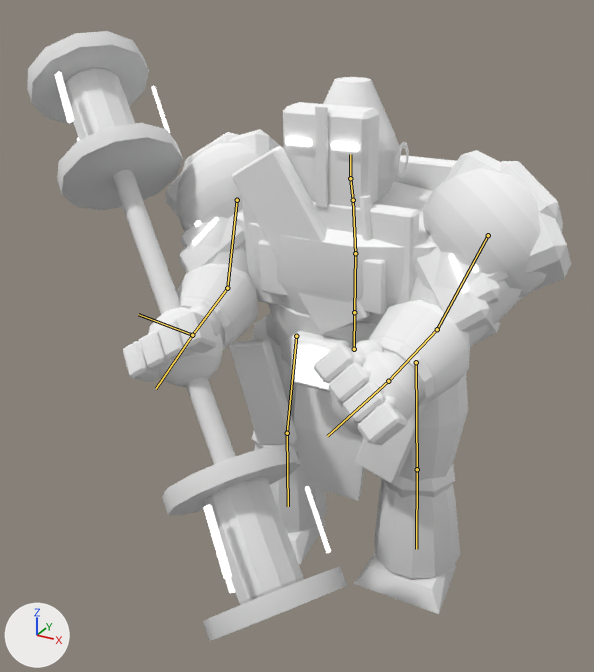
Before and after pictures for a commit that changed the glTF model client/public/assets/models/earth_spirit.glb.
The view is the same before and after, from a 50 mm lens placed at (1.38, -3.04, 2.6), pointed at (-0.03, -0.48, 1.31). The axes (+X, +Y, +Z) are drawn at lower left. The lights are the same throughout. The first picture is the older version. Both versions are drawn at frame 30 of the action 'cast'; the numbers are the values there. The bones that change, and the others that lie on the model, are drawn over the model as lines.

Objects in the first picture: 'earth_spirit'.
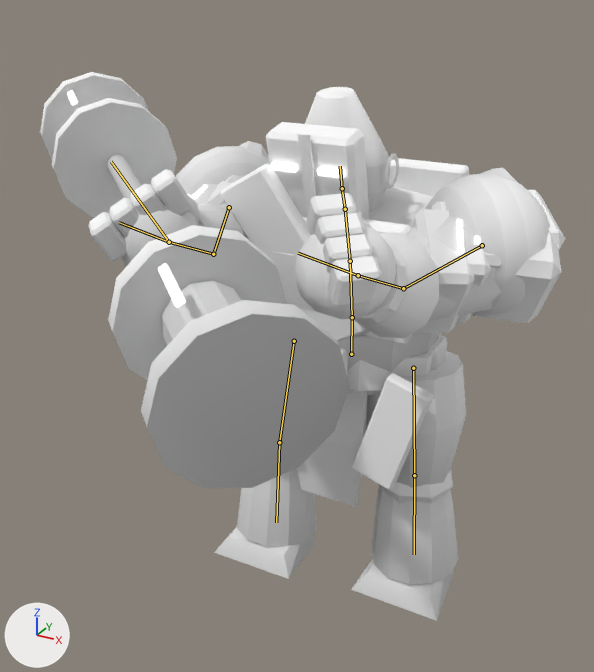
Edits to the scene script, one JSON object a line:
```json
{"block": "bone_hips", "where": "bone_hips = bpy.data.objects['earth_spirit_rig'].pose.bones['hips']  # child of 'root'"}
{"op": "set", "path": "bone_hips.location", "old": "(0.0, 0.0, 0.0)", "new": "(0.0, -0.014, 0.027)"}
{"block": "bone_spine", "where": "bone_spine = bpy.data.objects['earth_spirit_rig'].pose.bones['spine']  # child of 'hips'"}
{"op": "set", "path": "bone_spine.rotation_quaternion", "old": "(1.0, 0.0, 0.0, 0.0)", "new": "(0.999, 0.045, 0.0, 0.0)", "note": "degrees (0, 0, 0) -> degrees (5, 0, 0)"}
{"block": "bone_head", "where": "bone_head = bpy.data.objects['earth_spirit_rig'].pose.bones['head']  # child of 'neck'"}
{"op": "set", "path": "bone_head.rotation_quaternion", "old": "(1.0, -0.024, 0.0, 0.0)", "new": "(1.0, 0.022, 0.0, 0.0)", "note": "degrees (-3, 0, 0) -> degrees (3, 0, 0)"}
{"block": "bone_upper_arm_l", "where": "bone_upper_arm_l = bpy.data.objects['earth_spirit_rig'].pose.bones['upper_arm.L']  # child of 'chest'"}
{"op": "set", "path": "bone_upper_arm_l.rotation_quaternion", "old": "(0.892, -0.418, -0.071, 0.15)", "new": "(0.665, -0.72, -0.144, 0.133)", "note": "degrees (-50, 0, 19) -> degrees (-94, 0, 23)"}
{"block": "bone_upper_arm_r", "where": "bone_upper_arm_r = bpy.data.objects['earth_spirit_rig'].pose.bones['upper_arm.R']  # child of 'chest'"}
{"op": "set", "path": "bone_upper_arm_r.rotation_quaternion", "old": "(0.892, -0.418, 0.071, -0.15)", "new": "(0.665, -0.72, 0.144, -0.133)", "note": "degrees (-50, 0, -19) -> degrees (-94, 0, -23)"}
{"block": "bone_thigh_r", "where": "bone_thigh_r = bpy.data.objects['earth_spirit_rig'].pose.bones['thigh.R']  # child of 'hips'"}
{"op": "set", "path": "bone_thigh_r.rotation_quaternion", "old": "(1.0, 0.0, 0.0, 0.0)", "new": "(0.999, -0.052, 0.0, 0.0)", "note": "degrees (0, 0, 0) -> degrees (-6, 0, 0)"}
```

Location of each change, (x1, y1, x2, y2) in pixels of the pictures (594 x 672 px):
```json
{"object": "earth_spirit", "change": "posed", "before": [27, 31, 571, 641], "after": [40, 72, 565, 621], "on screen": "10% shorter"}
{"bone": "hips", "before": "(354, 349) to (354, 312)", "after": "(351, 354) to (352, 317)"}
{"bone": "spine", "before": "(354, 312) to (355, 253)", "after": "(352, 317) to (350, 261)"}
{"bone": "head", "before": "(350, 178) to (350, 154)", "after": "(342, 188) to (340, 166)"}
{"bone": "upper_arm.L", "before": "(488, 235) to (437, 329)", "after": "(482, 245) to (403, 288)"}
{"bone": "upper_arm.R", "before": "(237, 200) to (227, 288)", "after": "(229, 207) to (213, 254)"}
{"bone": "thigh.R", "before": "(296, 336) to (287, 433)", "after": "(294, 341) to (279, 442)"}
```
